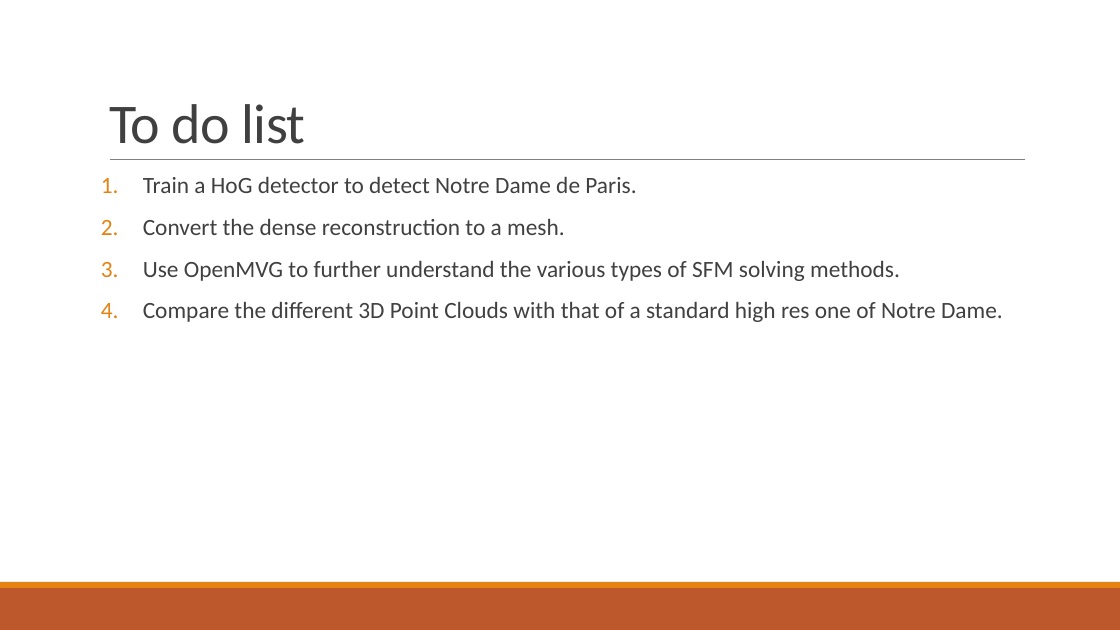
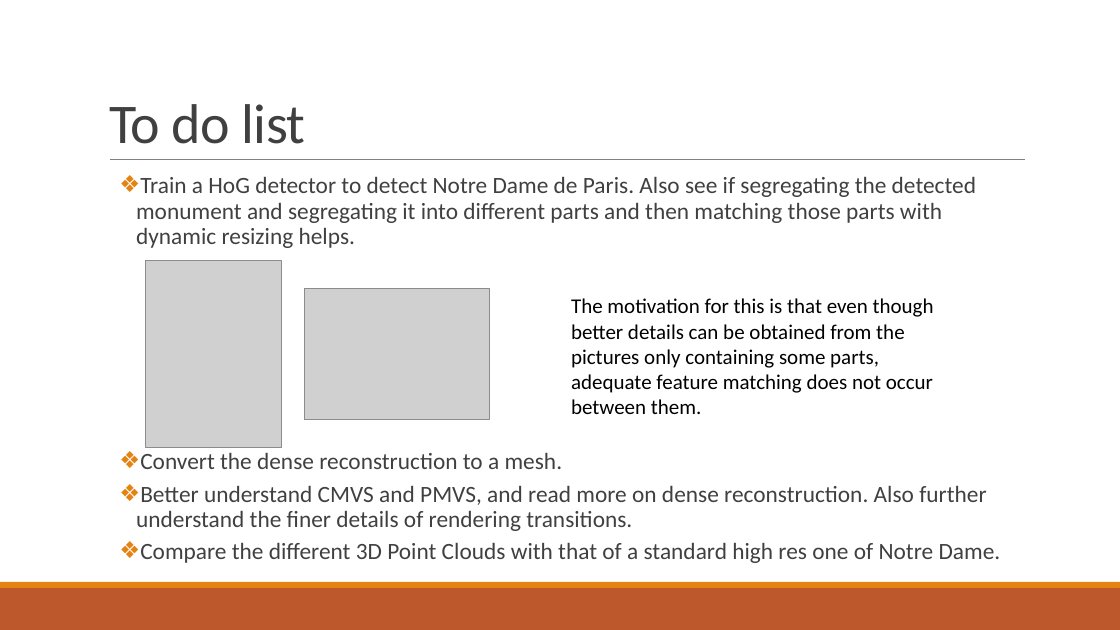
Before and after one commit to anonymous31173/3D-Reconstruction, a slide deck: slide 15 of 3D Reconstruction of Notre Dame Cathedral.pptx (slide 14 before the commit). Drawn at 1120x630 pixels with LibreOffice and Linux fonts; fonts in the diff are those of the drawing; grey boxes stand for pictures. Boxes give left, top, right and bottom in pixels: in the first picture for what was removed or moved away, otherwise in the second. Text is boxed around its words. In the diff, an @@ line names an element or a change of style, - is before the commit and + after.

```diff
--- a/3D Reconstruction of Notre Dame Cathedral.pptx
+++ b/3D Reconstruction of Notre Dame Cathedral.pptx
@@ text at (136,177,976,248): text changed @@
-1. Train a HoG detector to detect Notre Dame de Paris.
+  ❖ Train a HoG detector to detect Notre Dame de Paris. Also see if segregating the detected monument and segregating it into different parts and then matching those parts with dynamic resizing helps.
@@ picture added at (145,260,281,448) @@
@@ picture added at (304,289,489,420) @@
@@ text added at (571,298,934,414), 18 pt, text #000000 @@
+The motivation for this is that even though better details can be obtained from the pictures only containing some parts, adequate feature matching does not occur between them.
@@ text at (140,453,1001,563): bullet 1. to ❖; list level 1 to 2 in "Convert the dense reconstruction to ..."; list level 1 to 2 in "Compare the different 3D Point ..." @@
@@ text at (136,486,986,531): text changed @@
-3. Use OpenMVG to further understand the various types of SFM solving methods.
+  ❖ Better understand CMVS and PMVS, and read more on dense reconstruction. Also further understand the finer details of rendering transitions.
```
Also in this commit, not shown: 4 other slides changed, 2 slides added.
